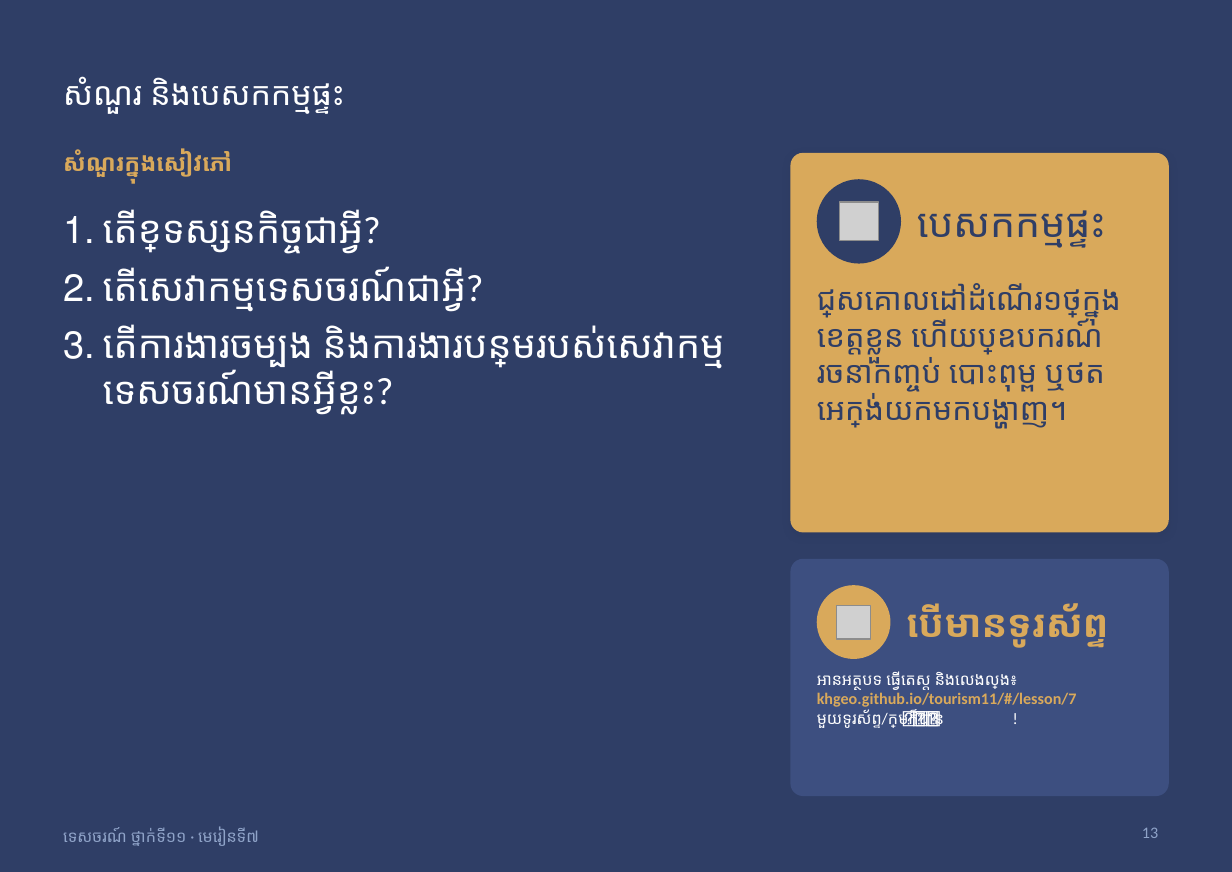
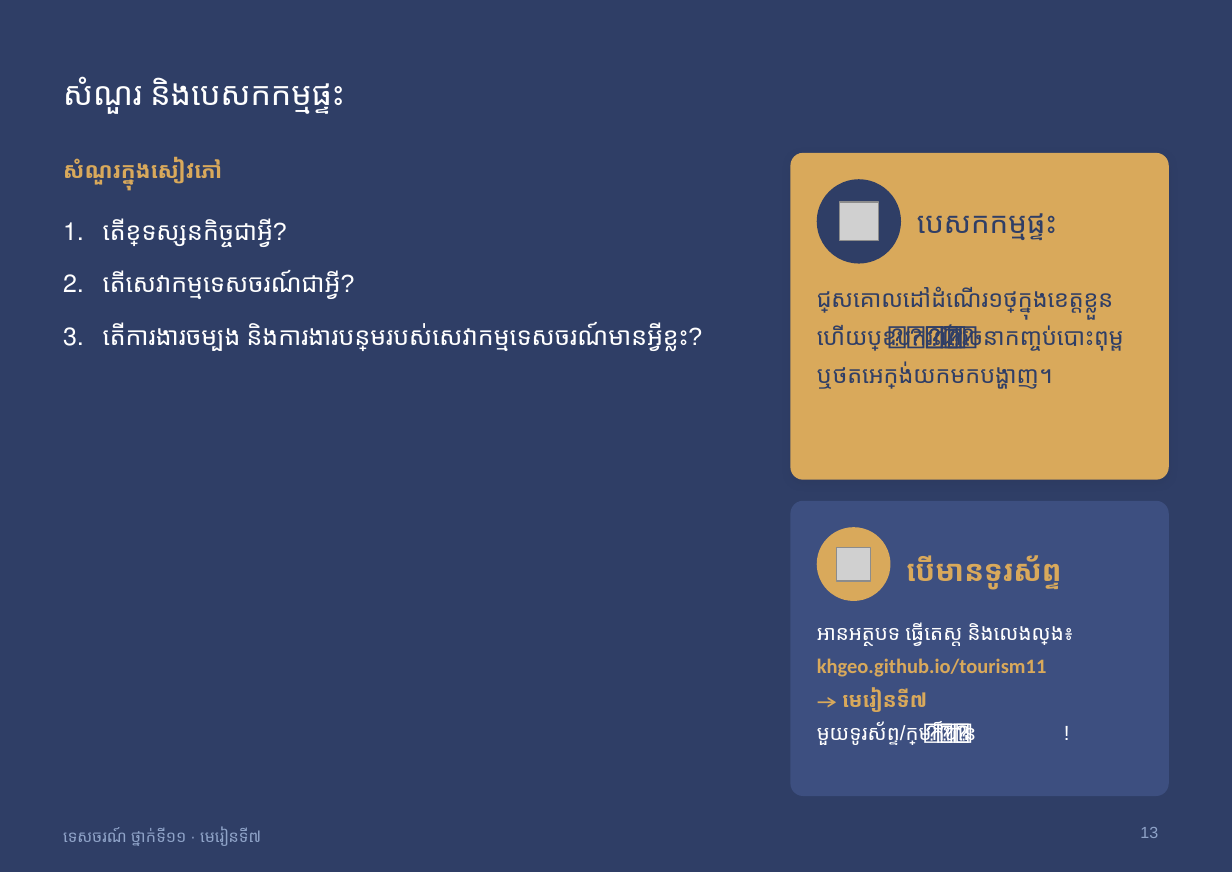
Before and after one commit to khgeo/tourism11, a slide deck: slide 13 of plan/slides/tourism11-lesson-07.pptx. Drawn at 1232x872 pixels with LibreOffice and Linux fonts; fonts in the diff are those of the drawing; grey boxes stand for pictures. Boxes give left, top, right and bottom in pixels: in the first picture for what was removed or moved away, otherwise in the second. Text is boxed around its words. In the diff, an @@ line names an element or a change of style, - is before the commit and + after.

```diff
--- a/plan/slides/tourism11-lesson-07.pptx
+++ b/plan/slides/tourism11-lesson-07.pptx
@@ text "សំណួរក្នុងសៀវភៅ" at (63, 158, 222, 184): size 16 to 15 pt, font Calibri to Arial; line spacing 1 to 1.35 @@
@@ rounded rectangle: place and size @@
-rounded rectangle at (790, 153, 1169, 532)
+rounded rectangle at (790, 153, 1169, 480)
@@ rounded rectangle at (790, 153, 1169, 480): proportions changed @@
@@ text "បេសកកម្មផ្ទះ" at (917, 213, 1057, 240): size 27 to 20 pt @@
@@ text "តើខ្សែទស្សនកិច្ចជាអ្វី?" at (103, 218, 702, 351): size 26 to 17 pt, font Calibri to Arial; line spacing 1 to 1.35 @@
@@ text "ជ្រើសគោលដៅដំណើរ១ថ្ងៃក្នុងខេត្តខ្លួន ហើយប្រើឧបករណ៍រចនាកញ្ចប់  ..." at (817, 286, 1124, 389): size 21 to 16 pt, font Calibri to Arial; line spacing 1 to 1.35 @@
@@ rounded rectangle at (790, 501, 1169, 796): proportions changed @@
@@ rounded rectangle: place and size @@
-rounded rectangle at (790, 559, 1169, 796)
+rounded rectangle at (790, 501, 1169, 796)
@@ 1 picture, 1 text, 1 ellipse: place and size @@
-1 picture, 1 text, 1 ellipse at (817, 585, 1108, 659)
+1 picture, 1 text, 1 ellipse at (817, 527, 1061, 601)
@@ text "បើមានទូរស័ព្ទ" at (906, 555, 1061, 590): size 26 to 20 pt, font Calibri to Arial; line spacing 1 to 1.35 @@
@@ text at (817, 622, 1074, 747): size 11 to 14 pt, font Calibri to Arial in "អានអត្ថបទ ធ្វើតេស្ត និងលេងល្បែង៖", "មួយទូរស័ព្ទ/ក្រុម ក៏បាន!"; line spacing 1 to 1.35 @@
@@ text "អានអត្ថបទ ធ្វើតេស្ត និងលេងល្បែង៖": place and size @@
-text "អានអត្ថបទ ធ្វើតេស្ត និងលេងល្បែង៖" at (817, 671, 1077, 729)
+text "អានអត្ថបទ ធ្វើតេស្ត និងលេងល្បែង៖" at (817, 622, 1074, 747)
@@ text at (817, 658, 1047, 712): text changed; size 11 to 14 pt @@
-khgeo.github.io/tourism11/#/lesson/7
+khgeo.github.io/tourism11
+→ មេរៀនទី៧
@@ text "ទេសចរណ៍ ថ្នាក់ទី១១ · មេរៀនទី៧" at (63, 827, 261, 846): font Calibri to Arial @@
@@ page number at (1140, 827, 1158, 838): font Calibri to Arial @@
```
Also in this commit, not shown: 12 other slides changed, 23 other files.
